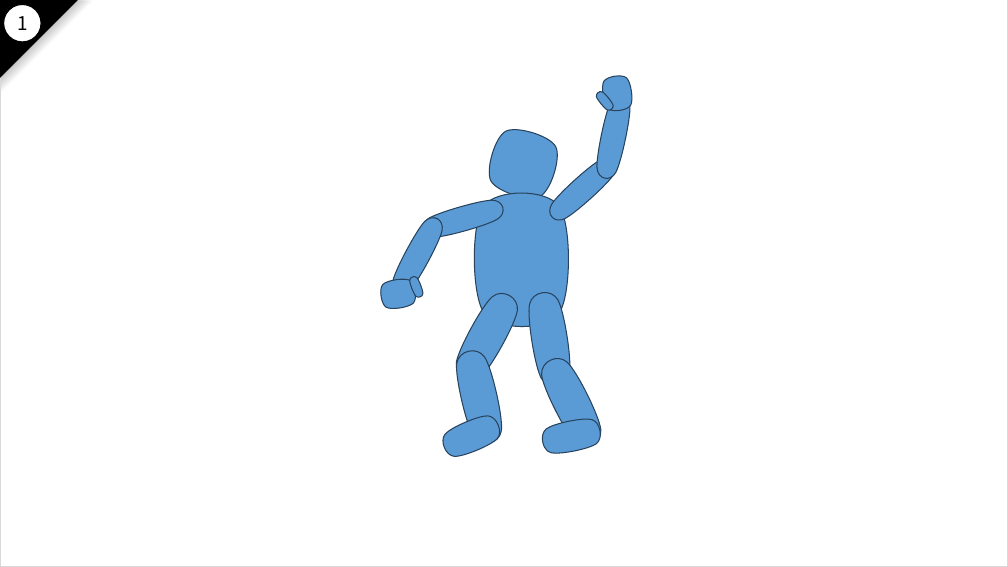
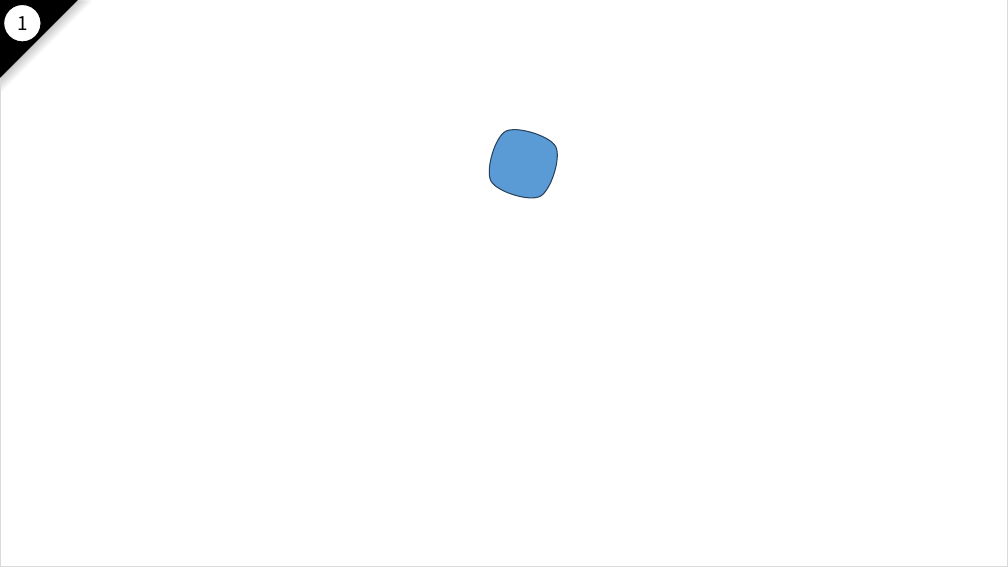
Before and after one commit to nakayama-kazuki/2021, a slide deck: slide 132 of pptx/power-punch-v2.pptx. Drawn at 1008x567 pixels with LibreOffice and Linux fonts; fonts in the diff are those of the drawing. Boxes give left, top, right and bottom in pixels: in the first picture for what was removed or moved away, otherwise in the second. Text is boxed around its words. In the diff, an @@ line names an element or a change of style, - is before the commit and + after.

```diff
--- a/pptx/power-punch-v2.pptx
+++ b/pptx/power-punch-v2.pptx
@@ freeform shape removed at (595,89,615,112) @@
@@ freeform shape removed at (601,74,635,113) @@
@@ freeform shape removed at (593,94,634,181) @@
@@ freeform shape removed at (544,153,622,226) @@
@@ freeform shape removed at (420,196,506,242) @@
@@ freeform shape removed at (474,193,569,327) @@
@@ freeform shape removed at (387,213,448,299) @@
@@ freeform shape removed at (379,277,418,311) @@
@@ freeform shape removed at (408,275,424,298) @@
@@ freeform shape removed at (448,287,525,386) @@
@@ freeform shape removed at (525,290,574,388) @@
@@ freeform shape removed at (451,347,507,447) @@
@@ freeform shape removed at (534,352,608,452) @@
@@ freeform shape removed at (438,411,504,461) @@
@@ freeform shape removed at (540,415,603,457) @@
```
Also in this commit, not shown: 3 other slides changed, 3 slides added.
